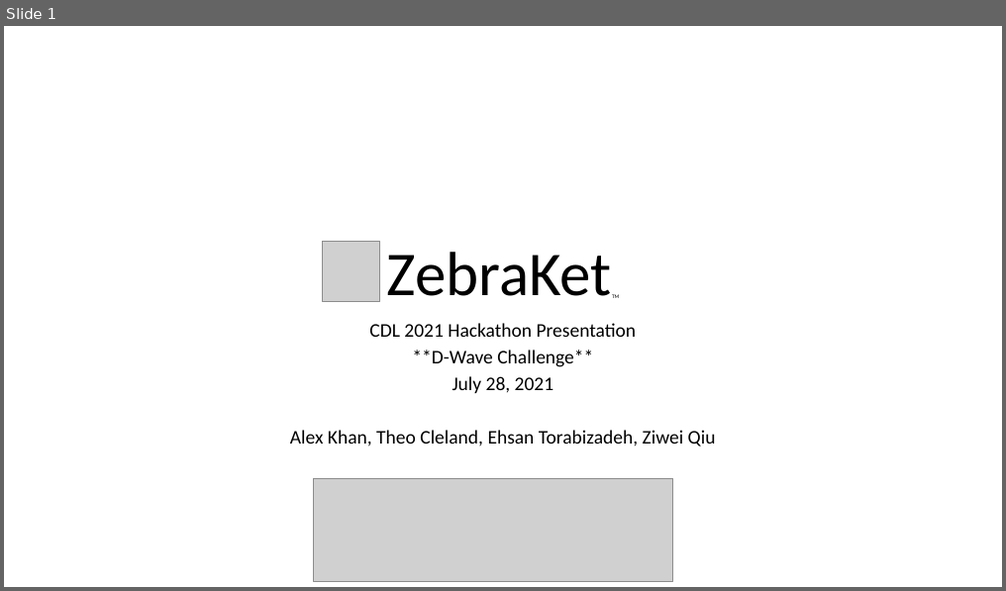
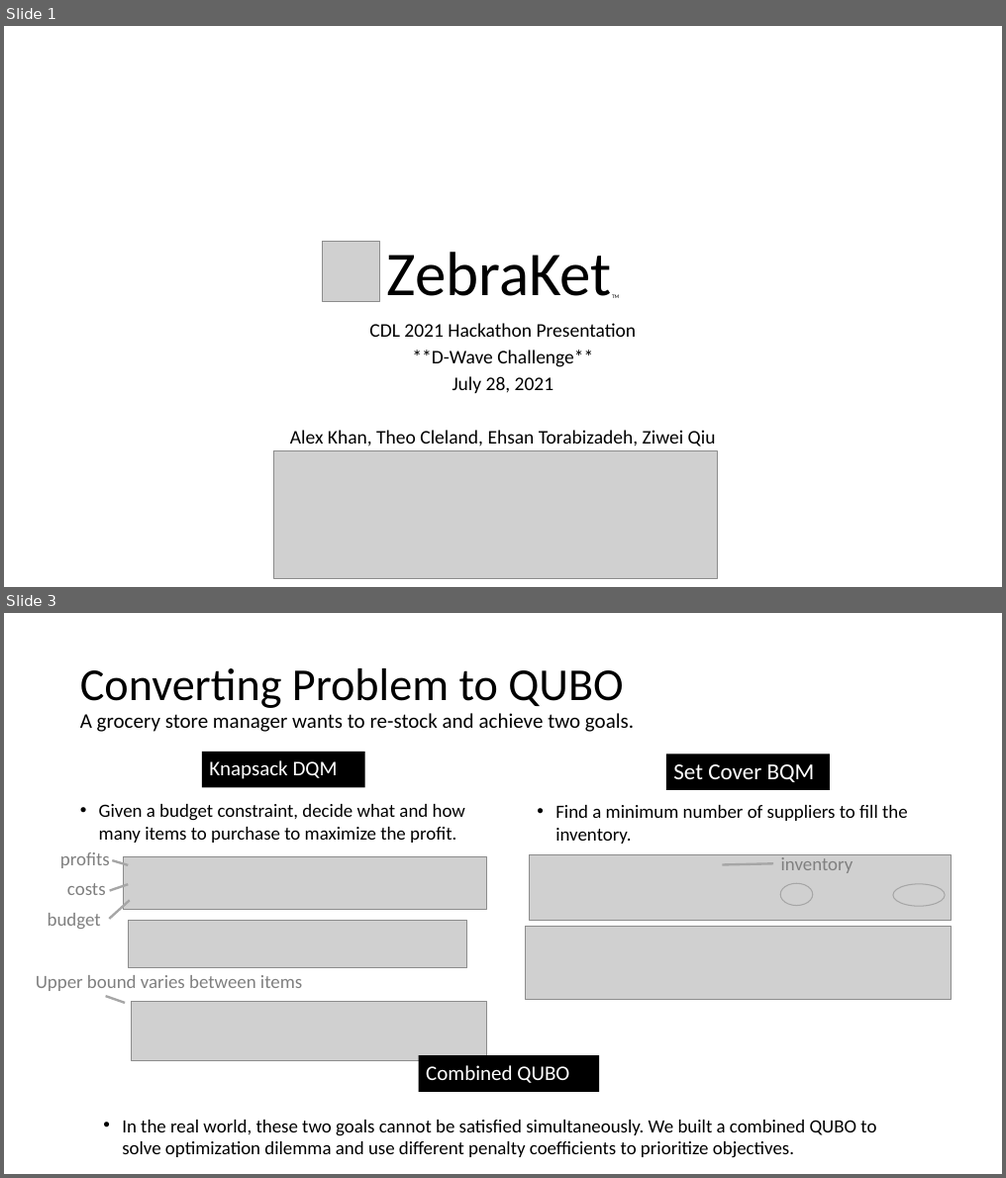
Before and after one commit to CDL-Quantum/Hackathon2021, a slide deck: ZebraKet/ZebraKet.pptx. Shown one above the other, each under a label of ours: slide 1 before the commit, slides 1 and 3 after it; the slides between them are not shown. The pictures are 1006x591 and 1006x1178 pixels, drawn with LibreOffice and Linux fonts; fonts in the diff are those of the drawing; grey boxes stand for pictures. Boxes give left, top, right and bottom in pixels: in the first picture for what was removed or moved away, otherwise in the second. Text is boxed around its words. In the diff, an @@ line names an element or a change of style, - is before the commit and + after.

Commit message:
Updated powerpoint and images

```diff
--- a/ZebraKet/ZebraKet.pptx
+++ b/ZebraKet/ZebraKet.pptx
@@ slide 3 added at (4,613,1002,1174), background #FFFFFF @@
@@ title added at (80,668,634,732), 20 pt, text #000000 @@
+Converting Problem to QUBO
+A grocery store manager wants to re-stock and achieve two goals.
@@ rectangle added at (202,752,364,787), fill #000000, 20 pt, text #FFFFFF @@
+Knapsack DQM
@@ text added at (99,804,465,843), 18 pt, text #000000 @@
+• Given a budget constraint, decide what and how many items to purchase to maximize the profit.
@@ text added at (60,853,110,868), 18 pt, text #808080 @@
+profits
@@ line added from (113, 861) to (129, 865), #A6A6A6 2.25 pt @@
@@ picture added at (124,857,487,909) @@
@@ line added from (723, 865) to (773, 863), #A6A6A6 2.25 pt @@
@@ text added at (781,858,853,873), 18 pt, text #808080 @@
+inventory
@@ text added at (67,883,106,895), 18 pt, text #808080 @@
+costs
@@ line added from (110, 891) to (129, 884), #A6A6A6 2.25 pt @@
@@ line added from (110, 919) to (130, 900), #A6A6A6 2.25 pt @@
@@ ellipse added at (780,883,813,906), outline #A6A6A6 1 pt @@
@@ ellipse added at (893,884,945,906), outline #A6A6A6 1 pt @@
@@ text added at (48,913,101,929), 18 pt, text #808080 @@
+budget
@@ picture added at (129,920,467,967) @@
@@ group added at (526,754,951,1000): 2 pictures, 1 rectangle, 1 text @@
+Set Cover BQM
+• Find a minimum number of suppliers to fill the inventory.
@@ text added at (36,975,302,991), 18 pt, text #808080 @@
+Upper bound varies between items
@@ line added from (106, 996) to (125, 1003), #A6A6A6 2.25 pt @@
@@ picture added at (132,1001,487,1061) @@
@@ rectangle added at (419,1057,600,1092), fill #000000, 20 pt, text #FFFFFF @@
+Combined QUBO
@@ text added at (122,1120,876,1158), 18 pt, text #000000 @@
+• In the real world, these two goals cannot be satisfied simultaneously. We built a combined QUBO to solve optimization dilemma and use different penalty coefficients to prioritize objectives.
@@ slide 1 changed as well @@
@@ picture: place and size @@
-picture at (313,478,673,581)
+picture at (273,452,718,578)
```
Also in this commit, not shown: 3 other slides added, 3 slides removed, 2 other files.
